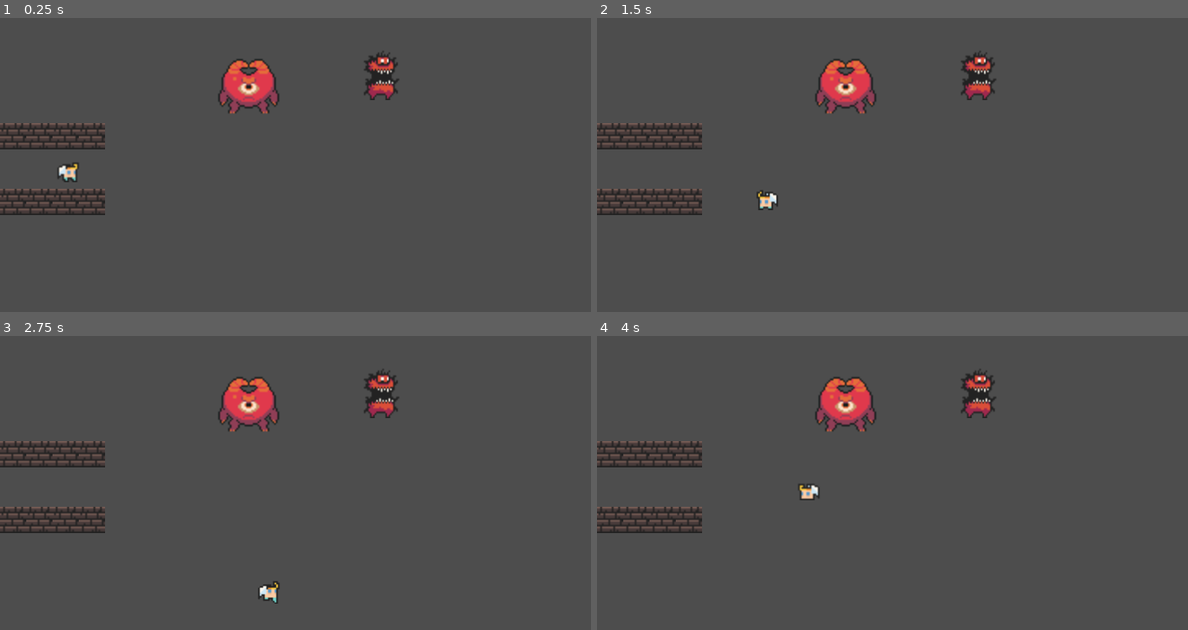
Above: before the commit, frames 1-4 (two rows, left to right).
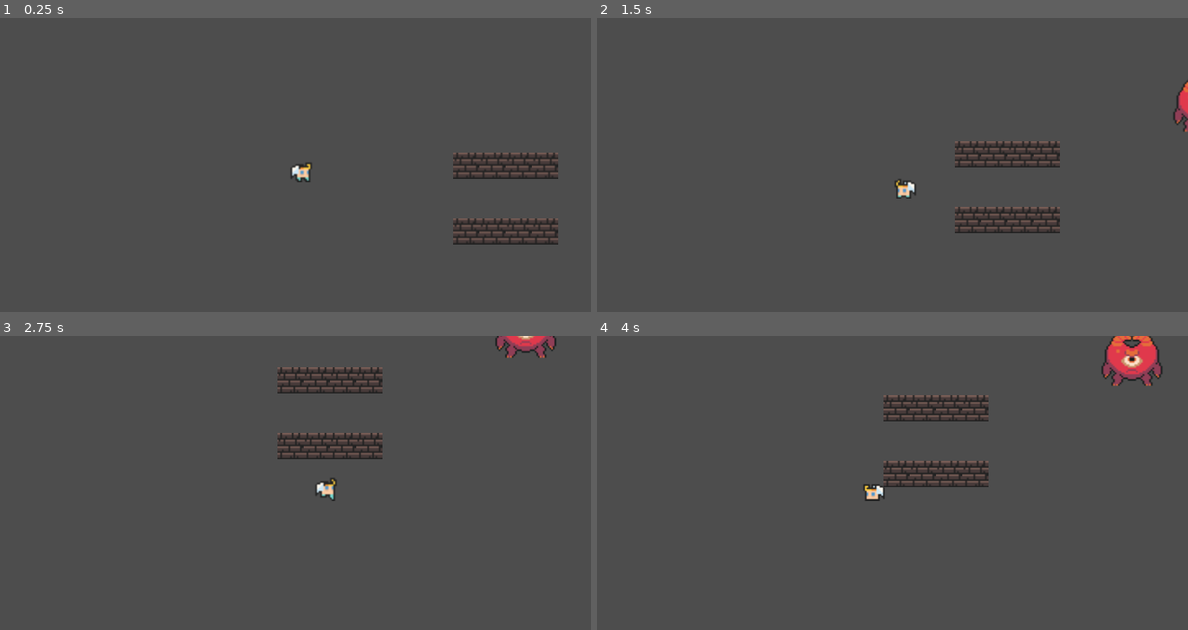
Above: after the commit, the same moments.

Repository: Takaman/Godot-Project
Game: Godot game, scene res://World/dungeon_world.tscn
Two runs of this game, one before a commit and one after it. Both use one fixed random seed, a clock stepped at 60 frames per second and the inputs below.
Inputs:
- Up to frame 1 (0.25 s): no input
- Up to frame 2 (1.5 s): tap Enter at 0.5 s; hold Right (ui_right) 0.53-1.28 s; hold Down (ui_down) from 1.28 s (still down)
- Up to frame 3 (2.75 s): release Down (ui_down) at 2.03 s; hold Right (ui_right) from 2.03 s (still down)
- Up to frame 4 (4 s): release Right (ui_right) at 2.78 s; hold Up (ui_up) 2.78-3.53 s; hold Left (ui_left) from 3.53 s (still down)

The runs differ from the first frame. In frame 1, 6.3% of the frame differs, in the area x 0-95%, y 11-78%; in frame 2, 6.3%; in frame 3, 6.5%; in frame 4, 7.1%, in the area x 0-96%, y 0-68%.

Commit message:
Player Camera movement

Diff:
--- a/Dialogs/cyclop_dialog.tscn
+++ b/Dialogs/cyclop_dialog.tscn
@@ -1,7 +1,21 @@
-[gd_scene load_steps=4 format=3 uid="uid://bm4glchrtkrhl"]
+[gd_scene load_steps=5 format=3 uid="uid://bm4glchrtkrhl"]
 
 [ext_resource type="Texture2D" uid="uid://coti8vouhqdvg" path="res://frames/Dialog/DialogBox.png" id="1_nd3ub"]
 [ext_resource type="FontFile" uid="uid://cj1v84ckemfpw" path="res://frames/Dialog/Font/NormalFont.ttf" id="2_ymaa8"]
+
+[sub_resource type="GDScript" id="GDScript_bycnd"]
+script/source = "extends Control
+
+
+# Called when the node enters the scene tree for the first time.
+func _ready():
+	pass # Replace with function body.
+
+
+# Called every frame. 'delta' is the elapsed time since the previous frame.
+func _process(delta):
+	pass
+"
 
 [sub_resource type="GDScript" id="GDScript_vnaxr"]
 script/source = "extends Label
@@ -37,17 +51,28 @@
 
 [node name="cyclop_dialog" type="Control"]
 layout_mode = 3
-anchors_preset = 0
-offset_top = 64.0
-offset_bottom = 64.0
+anchors_preset = 7
+anchor_left = 0.5
+anchor_top = 1.0
+anchor_right = 0.5
+anchor_bottom = 1.0
+grow_horizontal = 2
+grow_vertical = 0
+script = SubResource("GDScript_bycnd")
 metadata/_edit_group_ = true
 
 [node name="TextureRect" type="TextureRect" parent="."]
-layout_mode = 0
-offset_left = 32.0
-offset_top = 96.0
-offset_right = 312.0
-offset_bottom = 136.0
+layout_mode = 1
+anchors_preset = 7
+anchor_left = 0.5
+anchor_top = 1.0
+anchor_right = 0.5
+anchor_bottom = 1.0
+offset_left = -140.0
+offset_top = -40.0
+offset_right = 140.0
+grow_horizontal = 2
+grow_vertical = 0
 texture = ExtResource("1_nd3ub")
 expand_mode = 1
 
--- a/Enemy/cyclop_boss.gd
+++ b/Enemy/cyclop_boss.gd
@@ -11,8 +11,8 @@
 var dialog_open_time = 0 #Tracking how long the dialog has already been open
 var close_dialog = false #Whether dialog can be closed or not
 @onready var animationPlayer = get_node("AnimatedSprite2D")
-@onready var cyclop_dialog_box = get_node("/root/DungeonWorld/cyclop_dialog")
-@onready var cyclop_dialog_label = get_node("/root/DungeonWorld/cyclop_dialog/TextureRect/Label2")
+@onready var cyclop_dialog_box = get_node("/root/DungeonWorld/CanvasLayer/cyclop_dialog")
+@onready var cyclop_dialog_label = get_node("/root/DungeonWorld/CanvasLayer/cyclop_dialog/TextureRect/Label2")
 
 func _ready():
 	add_to_group("Boss")
@@ -30,7 +30,8 @@
 		dialog_open_time += delta
 		if dialog_open_time > 2:
 			close_dialog = true
-	pass
+
+
 
 
 func _input(event):
--- a/Player/player.tscn
+++ b/Player/player.tscn
@@ -56,7 +56,7 @@
 
 [node name="Player" type="CharacterBody2D" groups=["Player"]]
 y_sort_enabled = true
-position = Vector2(48, 88)
+position = Vector2(40, 80)
 script = ExtResource("1_7n5v5")
 metadata/_edit_group_ = true
 
@@ -70,3 +70,8 @@
 [node name="CollisionShape2D" type="CollisionShape2D" parent="."]
 position = Vector2(4, 6)
 shape = SubResource("CapsuleShape2D_khce2")
+
+[node name="Camera2D" type="Camera2D" parent="."]
+position_smoothing_enabled = true
+rotation_smoothing_enabled = true
+metadata/_edit_group_ = true
--- a/World/dungeon_world.tscn
+++ b/World/dungeon_world.tscn
@@ -12,7 +12,7 @@
 script = ExtResource("1_87pf4")
 
 [node name="Player" parent="." instance=ExtResource("2_rwmkl")]
-position = Vector2(38, 90)
+position = Vector2(-96, 72)
 
 [node name="Walls" parent="." instance=ExtResource("3_2ppl1")]
 y_sort_enabled = true
@@ -37,13 +37,6 @@
 [node name="CyclopBoss" parent="." instance=ExtResource("5_lwpgy")]
 position = Vector2(152, 40)
 
-[node name="cyclop_dialog" parent="." instance=ExtResource("6_kixqa")]
-visible = false
-offset_left = 8.0
-offset_top = 40.0
-offset_right = 8.0
-offset_bottom = 40.0
-
 [node name="Walls5" parent="." instance=ExtResource("3_2ppl1")]
 position = Vector2(8, 72)
 
@@ -62,3 +55,8 @@
 offset_top = 160.0
 offset_right = 312.0
 offset_bottom = 168.0
+
+[node name="CanvasLayer" type="CanvasLayer" parent="."]
+
+[node name="cyclop_dialog" parent="CanvasLayer" instance=ExtResource("6_kixqa")]
+visible = false
